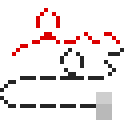
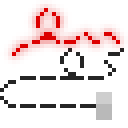
Layered file, before and after one edit (128x128). Changes by layer:
added layer "Layer 10" above "Layer 9" over (4, 0, 128, 64)
